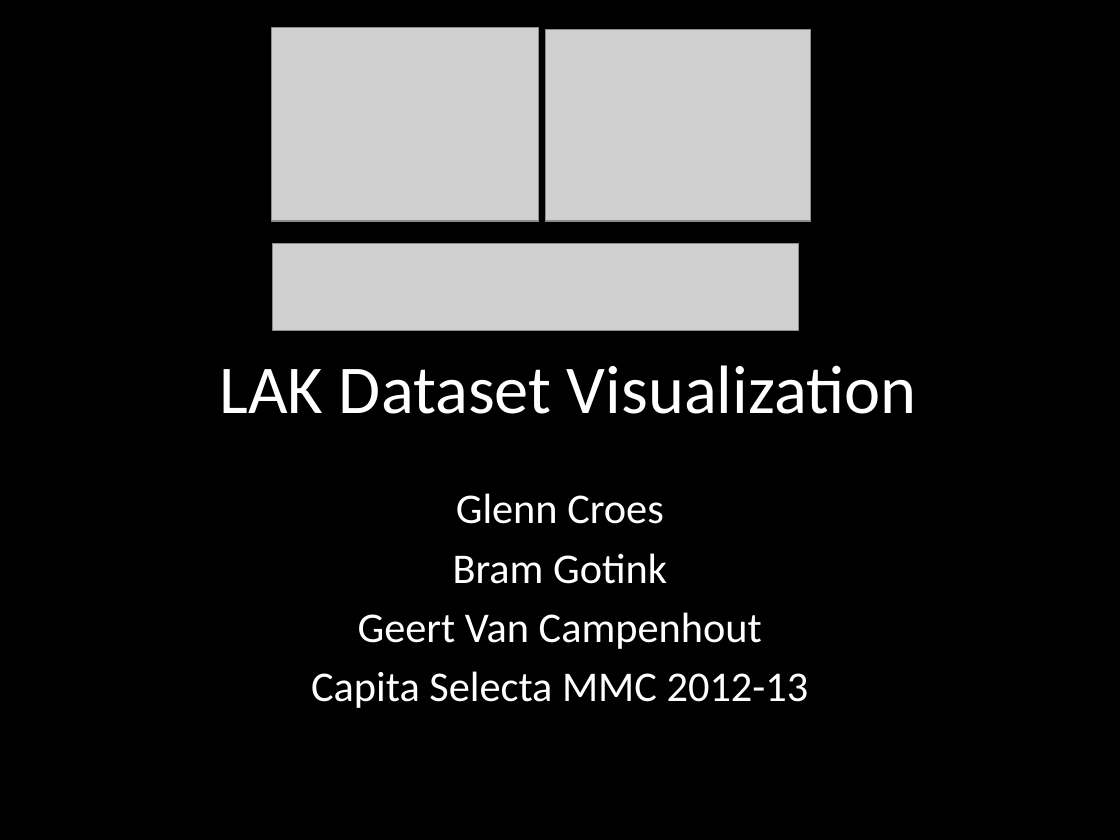
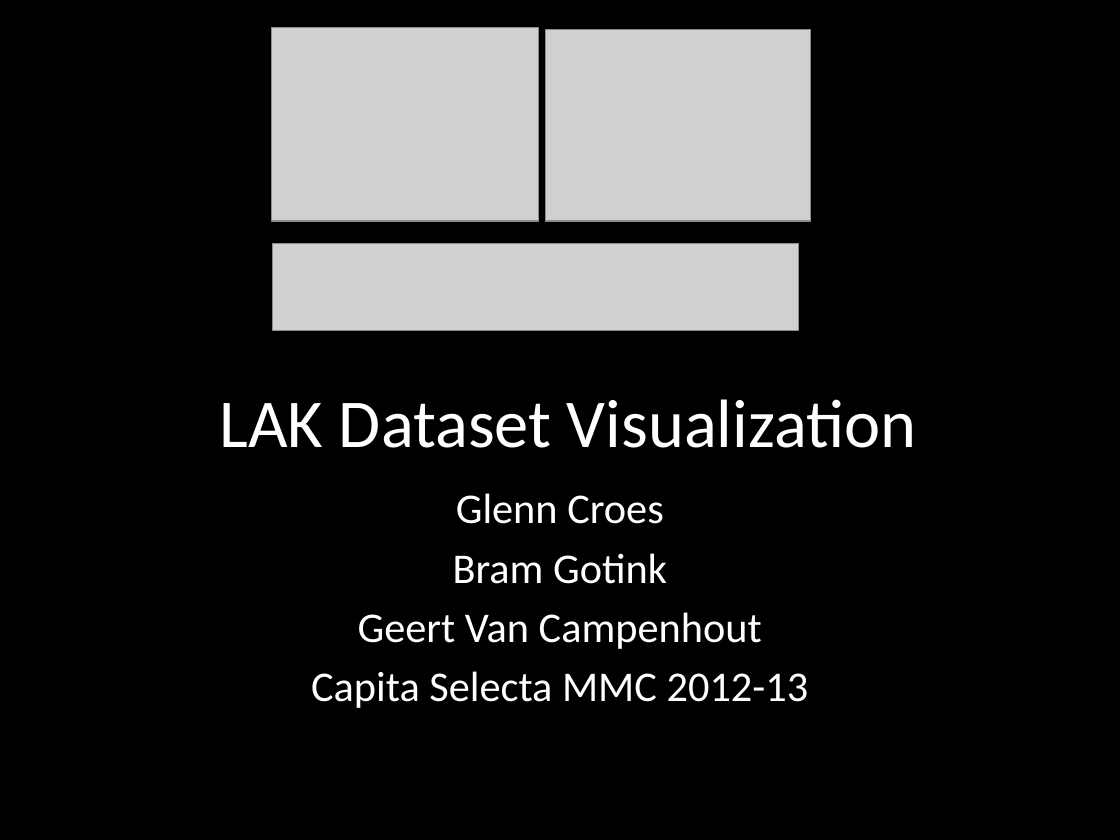
Before and after one commit to croes/capsel-lak, a slide deck: slide 1 of presentation/LAK Dataset Visualization.pptx. Drawn at 1120x840 pixels with LibreOffice and Linux fonts; fonts in the diff are those of the drawing; grey boxes stand for pictures. Boxes give left, top, right and bottom in pixels: in the first picture for what was removed or moved away, otherwise in the second. Text is boxed around its words. In the diff, an @@ line names an element or a change of style, - is before the commit and + after.

```diff
--- a/presentation/LAK Dataset Visualization.pptx
+++ b/presentation/LAK Dataset Visualization.pptx
@@ title "LAK Dataset Visualization": place and size @@
-title "LAK Dataset Visualization" at [220,365,916,414]
+title "LAK Dataset Visualization" at [220,399,916,448]
```
Also in this commit, not shown: 1 other slide changed.
